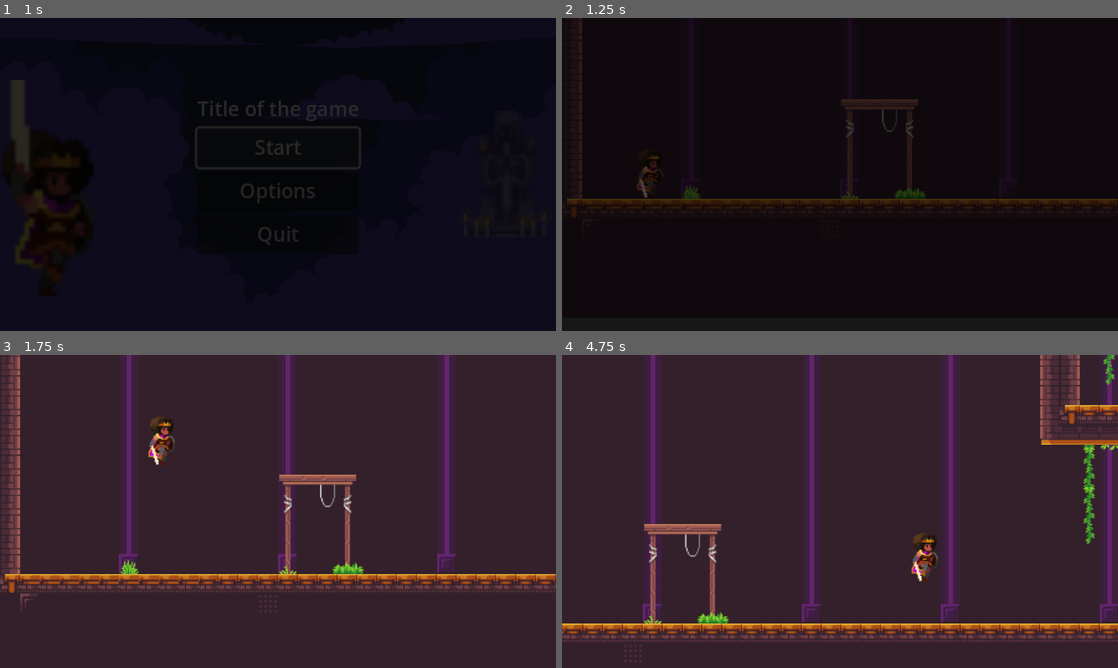
Above: before the commit, frames 1-4 (two rows, left to right).
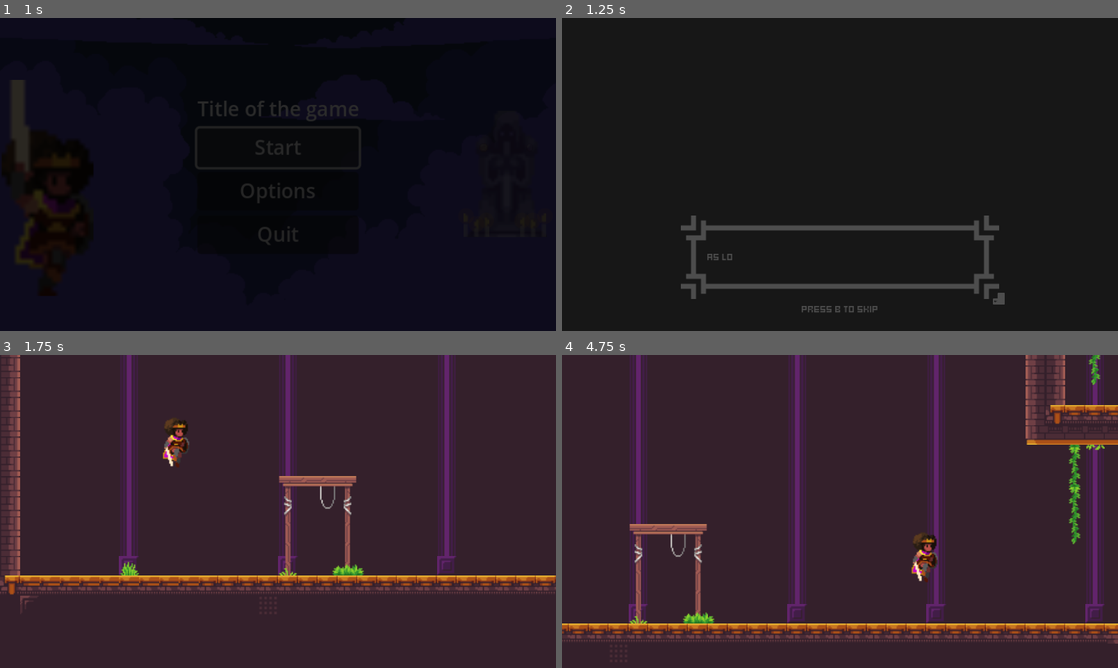
Above: after the commit, the same moments.

Repository: cncarey/MVMMay24
Game: Godot game, scene res://Menus/MainMenu.tscn
Two runs of this game, one before a commit and one after it. Both use one fixed random seed, a clock stepped at 60 frames per second and the inputs below.
Inputs:
- Up to frame 1 (1 s): click "Start" at 0.5 s
- Up to frame 2 (1.25 s): no input
- Up to frame 3 (1.75 s): tap B (Cancel, bound only after the commit) at 1.25 s; hold D (Right) from 1.28 s (still down); hold Enter (ui_accept) from 1.28 s (still down); tap Up (Jump) at 1.52 s
- Up to frame 4 (4.75 s): release Enter (ui_accept) at 2.03 s; tap E (Interact) at 2.1, 4.35 s; tap Up (Jump) at 2.27, 3.77, 4.52 s; tap Enter (ui_accept) at 2.3, 3.6 s; release D (Right) at 2.78 s; hold A (Left) 2.78-3.53 s; hold Enter (ui_accept) 2.78-3.53 s; hold D (Right) from 3.53 s (still down); hold Enter (ui_accept) from 4.28 s (still down)

Frame 1 is identical in both runs. In frame 2, 5.6% of the frame differs, in the area x 0-100%, y 0-95%; in frame 3, 5.5%; in frame 4, 16%, in the area x 0-100%, y 0-93%.

Commit message:
#12 create a basic dialogue display and #32 the basics dialogue for the opening scene
#12 create a basic dialogue display and #32 the basics dialogue for the opening scene

Diff:
--- /dev/null
+++ b/Fonts/default_label_settings.tres
@@ -0,0 +1,7 @@
+[gd_resource type="LabelSettings" load_steps=2 format=3 uid="uid://b4kbn4k1bdngv"]
+
+[ext_resource type="FontFile" uid="uid://bla6t7bkr7o7g" path="res://fonts/kenney_mini_square.ttf" id="1_8r31j"]
+
+[resource]
+font = ExtResource("1_8r31j")
+font_size = 8
--- /dev/null
+++ b/Fonts/title_label_settings.tres
@@ -0,0 +1,6 @@
+[gd_resource type="LabelSettings" load_steps=2 format=3 uid="uid://lyux8pgux32t"]
+
+[ext_resource type="FontFile" uid="uid://bla6t7bkr7o7g" path="res://fonts/kenney_mini_square.ttf" id="1_e32bw"]
+
+[resource]
+font = ExtResource("1_e32bw")
--- a/Menus/MainMenu.gd
+++ b/Menus/MainMenu.gd
@@ -26,7 +26,7 @@
 	Global.resetGame()
 	await LevelTransition.fadeToBlack()
 	#TODO go to the opening cut scene
-	get_tree().change_scene_to_file("res://Scenes/a_scene.tscn")
+	get_tree().change_scene_to_file("res://Scenes/OpeningScene.tscn")
 	LevelTransition.fadeFromBlack()
 	pass # Replace with function body.
 
--- /dev/null
+++ b/Scenes/OpeningScene.gd
@@ -0,0 +1,26 @@
+extends Node2D
+
+const textboxLocation = Vector2(224, 250)
+@export var speachSound : AudioStream
+
+# Called when the node enters the scene tree for the first time.
+func _ready():
+	DialougeManager.finishedDisplaying.connect(startGame)
+	DialougeManager.startDialogue(textboxLocation,
+	["As long as I've been alive our kingdoms have always been at peace,",
+		"but last night the royal adviser was murdered.",
+		"I went to consult the town oracles, but they sent me away.",
+		"While I was leaving the head Oracle bumped me!",
+		"Then he whispered so only I could hear, \"it's up to you.\"",
+		"A note floated to the floor.",
+		"It was written in some strange writing that I've only seen outside the labyrinth."
+	], speachSound)
+
+
+func _input(event):
+	if event.is_action_pressed("Cancel"):
+		startGame()
+
+func startGame():
+	Global.canPlayerMover = true
+	get_tree().change_scene_to_file("res://Scenes/a_scene.tscn")
--- /dev/null
+++ b/Scenes/OpeningScene.tscn
@@ -0,0 +1,25 @@
+[gd_scene load_steps=4 format=3 uid="uid://c57ebgdn8do64"]
+
+[ext_resource type="Script" path="res://Scenes/OpeningScene.gd" id="1_lmjvq"]
+[ext_resource type="AudioStream" uid="uid://cwmtoy11ahqqc" path="res://Assets/sounds/talk.wav" id="2_1x1wf"]
+[ext_resource type="LabelSettings" uid="uid://b4kbn4k1bdngv" path="res://Fonts/default_label_settings.tres" id="3_yks8g"]
+
+[node name="OpeningScene" type="Node2D"]
+script = ExtResource("1_lmjvq")
+speachSound = ExtResource("2_1x1wf")
+
+[node name="CanvasLayer" type="CanvasLayer" parent="."]
+
+[node name="Label" type="Label" parent="CanvasLayer"]
+anchors_preset = 7
+anchor_left = 0.5
+anchor_top = 1.0
+anchor_right = 0.5
+anchor_bottom = 1.0
+offset_left = -31.0
+offset_top = -23.0
+offset_right = 31.0
+grow_horizontal = 2
+grow_vertical = 0
+text = "Press B to skip"
+label_settings = ExtResource("3_yks8g")
--- /dev/null
+++ b/UI/DialougeManager.gd
@@ -0,0 +1,59 @@
+extends Node
+
+@onready var textBoxScene = preload("res://UI/Textbox.tscn")
+
+var diaglogLines : Array[String] = []
+var currentLineIndex: int = 0
+
+var textBox
+var textBoxPosition : Vector2
+
+var sfx : AudioStream
+
+var isActive : bool = false
+var canAdvanceNextLine : bool = false
+
+
+func startDialogue(position: Vector2, lines : Array[String], speechSfx: AudioStream):
+	if isActive:
+		return
+
+	textBoxPosition = position
+	diaglogLines = lines
+	sfx = speechSfx
+
+	showTextBox()
+	isActive= true
+	Global.canPlayerMover = false
+
+	pass
+
+func showTextBox():
+	textBox = textBoxScene.instantiate()
+	textBox.connect("finishedDisplaying", textBoxOnFinishDisaplay)
+	get_tree().current_scene.add_child(textBox)
+	textBox.global_position = textBoxPosition
+	textBox.displayText(diaglogLines[currentLineIndex], sfx)
+	canAdvanceNextLine = false
+
+signal finishedDisplaying()
+
+func textBoxOnFinishDisaplay():
+	canAdvanceNextLine = true
+
+func _unhandled_input(event):
+	if event.is_action_pressed("ui_accept") && isActive && canAdvanceNextLine:
+		textBox.queue_free()
+
+		currentLineIndex += 1
+		if currentLineIndex >= diaglogLines.size():
+			isActive = false
+			currentLineIndex = 0
+			Global.canPlayerMover = true
+			finishedDisplaying.emit()
+			return
+		else:
+			showTextBox()
+
+	if event.is_action_pressed("Cancel") && isActive && canAdvanceNextLine:
+		textBox.queue_free()
--- /dev/null
+++ b/UI/textbox.gd
@@ -0,0 +1,85 @@
+extends MarginContainer
+
+@onready var label = %Label
+@onready var timer = %LetterDisplayTimer
+@onready var keyboardNext = %keyboardNext
+
+@onready var sfxPlayer: AudioStreamPlayer = $AudioStreamPlayer
+
+var MAX_WIDTH = 256
+
+var text = ""
+var letterIndex = 0
+
+var letterTime = 0.02
+var spaceTime = 0.04
+var punctuationTime = 0.1
+
+signal finishedDisplaying()
+
+func _ready():
+	self.scale = Vector2.ZERO
+
+func displayText(textToDisplay: String, sfx: AudioStream):
+	text = textToDisplay
+	label.text = textToDisplay
+	sfxPlayer.stream = sfx
+
+	await resized
+	custom_minimum_size.x = min(size.x, MAX_WIDTH)
+
+	if size.x > MAX_WIDTH:
+		label.autowrap_mode = TextServer.AUTOWRAP_WORD
+		await resized
+		await resized
+		custom_minimum_size.y = size.y
+
+	global_position.x -= size.x /2
+	global_position.y -= size.y + 24
+
+	label.text = ""
+	pivot_offset = Vector2(size.x /2, size.y)
+
+	var tween : Tween = get_tree().create_tween()
+	tween.tween_property(self, "scale", Vector2(1,1), 0.0).set_trans(Tween.TRANS_BACK)
+
+	displayLetter()
+
+func displayLetter():
+	label.text += text[letterIndex]
+	letterIndex += 1
+
+	if letterIndex >= text.length():
+		finishedDisplaying.emit()
+		keyboardNext.visible = true
+		#match Game.ControlSchema:
+			#0, 1:
+				#keyboardNext.visible = true
+				#pass
+			#2:
+				#xboxNext.visible = true
+				#pass
+		return
+
+	match text[letterIndex]:
+		"!", ".", ",", ";", "?":
+			timer.start(punctuationTime)
+		" ":
+			timer.start(spaceTime)
+		_:
+			timer.start(letterTime)
+			var ap : AudioStreamPlayer = sfxPlayer.duplicate()
+			ap.pitch_scale += randf_range(-.1, 1)
+			if text[letterIndex] in ["a", "e", "i", "o", "u"]:
+				ap.pitch_scale += 2
+
+			get_tree().root.add_child(ap)
+			ap.play()
+			await  ap.finished
+			ap.queue_free()
+	pass
+
+
+func _on_letter_display_timer_timeout():
+	displayLetter()
+	pass # Replace with function body.
--- /dev/null
+++ b/UI/textbox.tscn
@@ -0,0 +1,60 @@
+[gd_scene load_steps=7 format=3 uid="uid://bigm1vncuplut"]
+
+[ext_resource type="Script" path="res://UI/textbox.gd" id="1_xugm1"]
+[ext_resource type="Texture2D" uid="uid://dn75uv8gri3sp" path="res://Assets/panel-border.png" id="2_dpu5i"]
+[ext_resource type="AudioStream" uid="uid://cwmtoy11ahqqc" path="res://Assets/sounds/talk.wav" id="2_pcbtj"]
+[ext_resource type="Texture2D" uid="uid://durcx6wrr1k14" path="res://Assets/tilemap_white_packed.png" id="3_1imks"]
+[ext_resource type="LabelSettings" uid="uid://b4kbn4k1bdngv" path="res://Fonts/default_label_settings.tres" id="3_upwlo"]
+
+[sub_resource type="AtlasTexture" id="AtlasTexture_5rxmv"]
+atlas = ExtResource("3_1imks")
+region = Rect2(514.05, 161.996, 28.3586, 27.3457)
+
+[node name="textbox" type="MarginContainer"]
+offset_right = 19.0
+offset_bottom = 25.0
+script = ExtResource("1_xugm1")
+
+[node name="NinePatchRect" type="NinePatchRect" parent="."]
+layout_mode = 2
+texture = ExtResource("2_dpu5i")
+patch_margin_left = 21
+patch_margin_top = 21
+patch_margin_right = 21
+patch_margin_bottom = 21
+
+[node name="Control" type="Control" parent="NinePatchRect"]
+layout_mode = 1
+anchors_preset = 3
+anchor_left = 1.0
+anchor_top = 1.0
+anchor_right = 1.0
+anchor_bottom = 1.0
+grow_horizontal = 0
+grow_vertical = 0
+
+[node name="keyboardNext" type="Sprite2D" parent="NinePatchRect/Control"]
+unique_name_in_owner = true
+scale = Vector2(0.35, 0.35)
+texture = SubResource("AtlasTexture_5rxmv")
+
+[node name="MarginContainer" type="MarginContainer" parent="."]
+layout_mode = 2
+theme_override_constants/margin_left = 21
+theme_override_constants/margin_top = 21
+theme_override_constants/margin_right = 21
+theme_override_constants/margin_bottom = 21
+
+[node name="Label" type="Label" parent="MarginContainer"]
+unique_name_in_owner = true
+layout_mode = 2
+label_settings = ExtResource("3_upwlo")
+
+[node name="LetterDisplayTimer" type="Timer" parent="."]
+unique_name_in_owner = true
+one_shot = true
+
+[node name="AudioStreamPlayer" type="AudioStreamPlayer" parent="."]
+stream = ExtResource("2_pcbtj")
+
+[connection signal="timeout" from="LetterDisplayTimer" to="." method="_on_letter_display_timer_timeout"]
--- a/project.godot
+++ b/project.godot
@@ -18,6 +18,7 @@
 [autoload]
 
 Global="*res://Global.gd"
+DialougeManager="*res://UI/DialougeManager.gd"
 LevelTransition="*res://UI/LevelTransition.tscn"
 
 [display]
@@ -76,6 +77,12 @@
 , Object(InputEventJoypadButton,"resource_local_to_scene":false,"resource_name":"","device":-1,"button_index":9,"pressure":0.0,"pressed":false,"script":null)
 ]
 }
+Cancel={
+"deadzone": 0.5,
+"events": [Object(InputEventKey,"resource_local_to_scene":false,"resource_name":"","device":0,"window_id":0,"alt_pressed":false,"shift_pressed":false,"ctrl_pressed":false,"meta_pressed":false,"pressed":false,"keycode":0,"physical_keycode":66,"key_label":0,"unicode":0,"echo":false,"script":null)
+, Object(InputEventJoypadButton,"resource_local_to_scene":false,"resource_name":"","device":-1,"button_index":1,"pressure":0.0,"pressed":false,"script":null)
+]
+}
 
 [layer_names]
 
Binary file added: Fonts/kenney_mini_square.ttf
Not shown, added: Fonts/kenney_mini_square.ttf.import
Not shown, changed: .DS_Store
